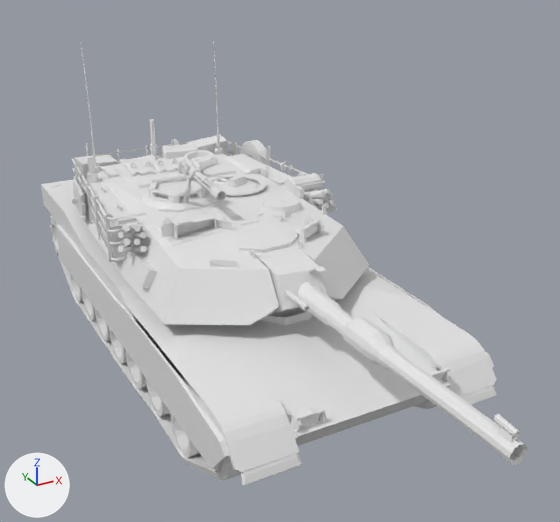
The OBJ model rc/model/abrahams.obj, before and after one commit.
Both versions are drawn from a 50 mm lens placed at (-3.07, -6.73, 4.25), pointed at (0.2, -0.78, 1.28). Every picture has the same lights, and +X, +Y and +Z are marked at lower left. Where no turn or scale is listed for an object, it has been applied to the vertices. Vertices at the same position are counted once.

The first picture shows 'Main_Barre', 'Main_Body', 'Main_Stuff', 'Main_Turre', 'Main_Wheel', 'Minigun', 'Track'.
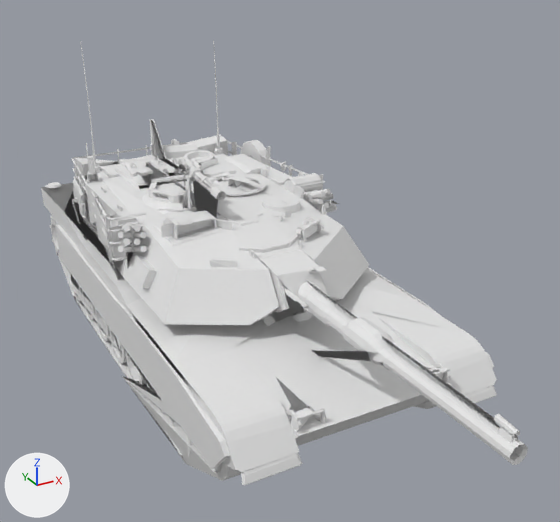
Pixel boxes (x1, y1, x2, y2) of what changed, in the pictures (560 x 522 px; the box of a moved part takes in the faces that stretch with it):
'Main_Body', reshaped: before (41, 179, 497, 485); after (41, 182, 497, 485)
'Main_Turre', reshaped: before (72, 40, 369, 325); after (72, 40, 369, 366)
'Main_Wheel', reshaped: before (69, 272, 222, 472); after (71, 275, 222, 472)
'Minigun', reshaped: before (179, 160, 226, 201); after (179, 160, 226, 219)
part 1 of me_main_barre, moved or reshaped: before (494, 414, 520, 443); after (306, 281, 520, 443)
part 2 of me_main_barre, moved or reshaped: before (278, 278, 307, 311); after (270, 278, 307, 322)
part 3 of me_main_barre, moved or reshaped: before (367, 351, 384, 362); after (312, 350, 384, 362)
part 4 of me_main_body, moved or reshaped: before (41, 179, 467, 470); after (41, 183, 467, 470)
part 5 of me_main_turre, moved or reshaped: before (73, 120, 334, 259); after (72, 120, 339, 366)
part 6 of me_main_wheel, moved or reshaped: before (148, 384, 176, 422); after (71, 275, 175, 422)
part 7 of me_main_wheel, deleted: before (69, 272, 79, 292)
part 8 of me_minigun, cut back: before (184, 163, 218, 199); after (179, 162, 218, 219)
part 9 of me_track, added: after (75, 299, 216, 477)
part 10 of me_track, deleted: before (182, 454, 216, 477)

What changed in the scene script:
```text
Change me_main_barre:
    remove me_main_barre.from_pydata(...)  # 250 vertices, 468 faces; spans x -0.25..0.16, y -4.09..-1.01, z 1.14..1.57
    add me_main_barre.from_pydata(...)  # 250 vertices, 466 faces; spans x -0.25..0.16, y -4.09..0.0, z 0.0..1.57
    me_main_barre part 1: 25 of 250 vertices moved; they spanned x -0.02..0.05, y -4.05..-3.88, z 1.38..1.49 and now span x -0.02..0.05, y -4.05..0.0, z 1.38..1.49; mean shift (0.0, 0.32, 0.0); largest move (0.05, -4.04, 1.38) -> (0.01, 0.0, 1.45)
    me_main_barre part 2
    me_main_barre.vertices[185].co: (-0.21, -1.95, 1.42) -> (-0.21, 0.0, 0.0)  # pixel (305, 306) -> not seen
    me_main_barre.vertices[190].co: (-0.2, -1.6, 1.42) -> (-0.2, 0.0, 1.45)  # pixel (285, 288) -> not seen
    me_main_barre.vertices[233].co: (-0.19, -1.61, 1.42) -> (-0.19, 0.0, 1.45)  # pixel (286, 289) -> not seen
    me_main_barre.vertices[236].co: (-0.23, -1.62, 1.23) -> (-0.23, 0.0, 1.25)  # pixel (283, 310) -> not seen
    me_main_barre.vertices[238].co: (-0.18, -1.62, 1.23) -> (-0.18, 0.0, 1.25)  # pixel (288, 309) -> not seen
    me_main_barre part 3
    me_main_barre.vertices[64].co: (-0.07, -2.76, 1.32) -> (-0.07, 0.0, 0.0)  # pixel (377, 357) -> not seen
Change me_main_body:
    remove me_main_body.from_pydata(...)  # 1041 vertices, 1946 faces; spans x -1.26..1.26, y -2.78..3.0, z 0.22..1.25
    add me_main_body.from_pydata(...)  # 1038 vertices, 1927 faces; spans x -1.26..1.26, y -2.78..3.0, z 0.0..1.25
    me_main_body part 4
    16 vertices are removed from x -1.22..1.18, y -2.66..2.92, z 0.36..1.23
    98 faces are deleted
    5 vertices move from x -0.81..0.74, y -1.33..1.53, z 0.37..1.08 to x -0.81..0.74, y -1.45..1.54, z 0.0..1.02
    13 vertices are added at x -1.22..1.18, y 0.0, z 0.0..1.25
    79 new faces join them
Change me_main_turre:
    remove me_main_turre.from_pydata(...)  # 2481 vertices, 4282 faces; spans x -1.23..1.17, y -1.62..2.17, z 1.09..3.08
    add me_main_turre.from_pydata(...)  # 2473 vertices, 4185 faces; spans x -1.23..1.17, y -1.62..2.17, z 0.0..3.08
    me_main_turre part 5: 14 vertices moved from x -1.16..1.14, y -0.56..1.42, z 1.28..1.77 to x -1.16..1.14, y -0.45..1.45, z 1.28..1.77; 32 vertices removed from x -1.17..1.14, y -0.16..2.1, z 1.29..2.12; 23 vertices added at x -1.17..1.14, y 0.0, z 0.0..1.78
Change me_main_wheel:
    remove me_main_wheel.from_pydata(...)  # 816 vertices, 1536 faces; spans x -1.2..1.19, y -2.45..2.01, z 0.06..0.85
    add me_main_wheel.from_pydata(...)  # 815 vertices, 1530 faces; spans x -1.2..1.19, y -2.45..2.01, z 0.0..0.85
    me_main_wheel part 6: 2 vertices moved from x -1.04..-1.03, y -0.76..0.56, z 0.19..0.26 to x -1.04..-1.03, y 0.0, z 0.0..0.19; 4 vertices removed from x -1.18..-0.82, y -2.4..-0.33, z 0.3..0.61; 5 vertices added at x -1.18..-0.82, y 0.0, z 0.0..0.46
    me_main_wheel part 7: 2 vertices removed from x -1.18, y 1.91..2.01, z 0.19..0.33
Change me_minigun:
    remove me_minigun.from_pydata(...)  # 1713 vertices, 3000 faces; spans x -0.404..-0.147, y -0.524..0.246, z 1.879..2.102
    add me_minigun.from_pydata(...)  # 1708 vertices, 2908 faces; spans x -1.18..-0.147, y -0.524..0.246, z 0.0..2.102
    me_minigun part 8
    13 vertices are removed from x -0.378..-0.233, y -0.484..0.211, z 1.908..2.095
    274 faces are deleted
    3 vertices in x -0.354..-0.249, y 0.053..0.203, z 2.041..2.08 move by (0.0, 0.002, 0.0)
    23 vertices move from x -0.387..-0.188, y -0.505..0.242, z 1.923..2.095 to x -0.387..-0.188, y -0.45..0.242, z 1.923..2.095
    7 vertices are added at x -0.354..-0.244, y 0.0, z 0.0
    182 new faces join them
Change me_track:
    remove me_track.from_pydata(...)  # 336 vertices, 560 faces; spans x -1.21..1.2, y -2.51..2.72, z 0.0..0.96
    add me_track.from_pydata(...)  # 335 vertices, 549 faces; spans x -1.21..1.2, y -2.51..2.72, z 0.0..0.96
    me_track part 9: 2 vertices added at x -1.21..-1.18, y 0.0, z 0.0
    me_track part 10: 1 vertex removed from x -1.21, y -1.69, z 0.11
```
